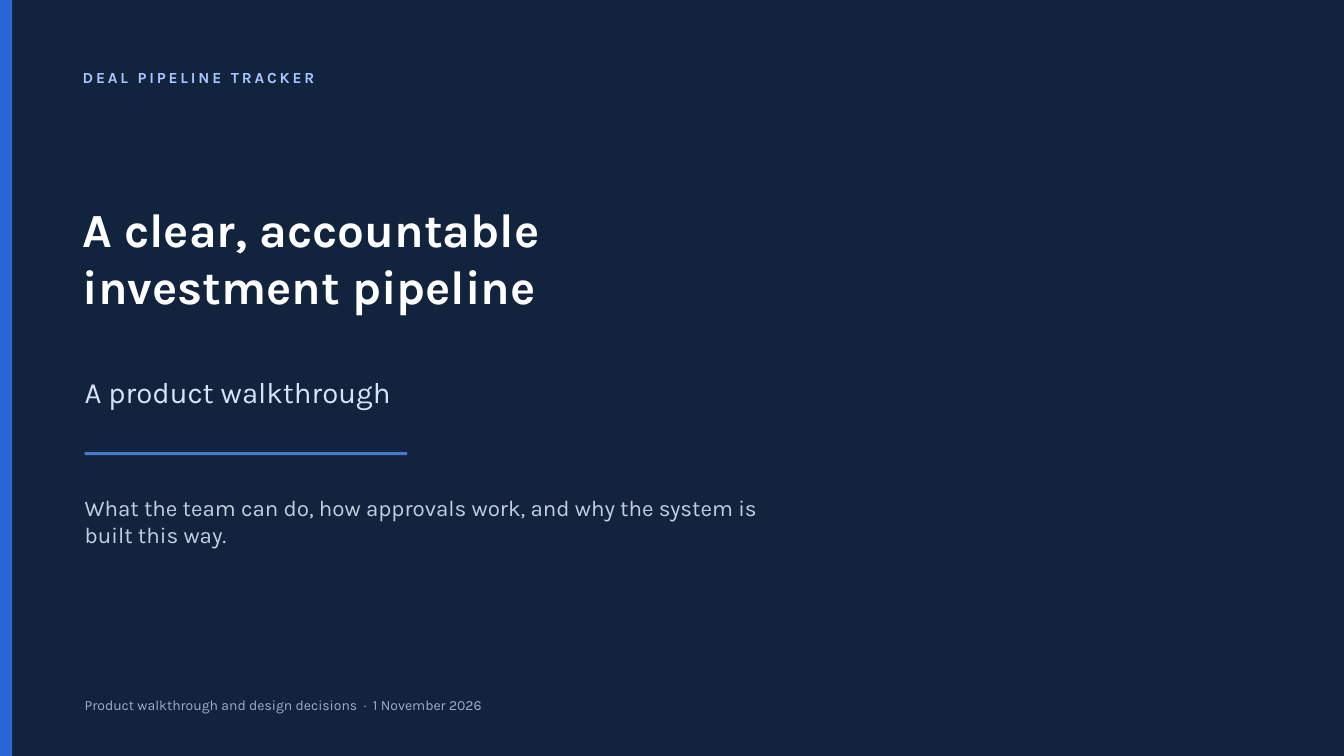
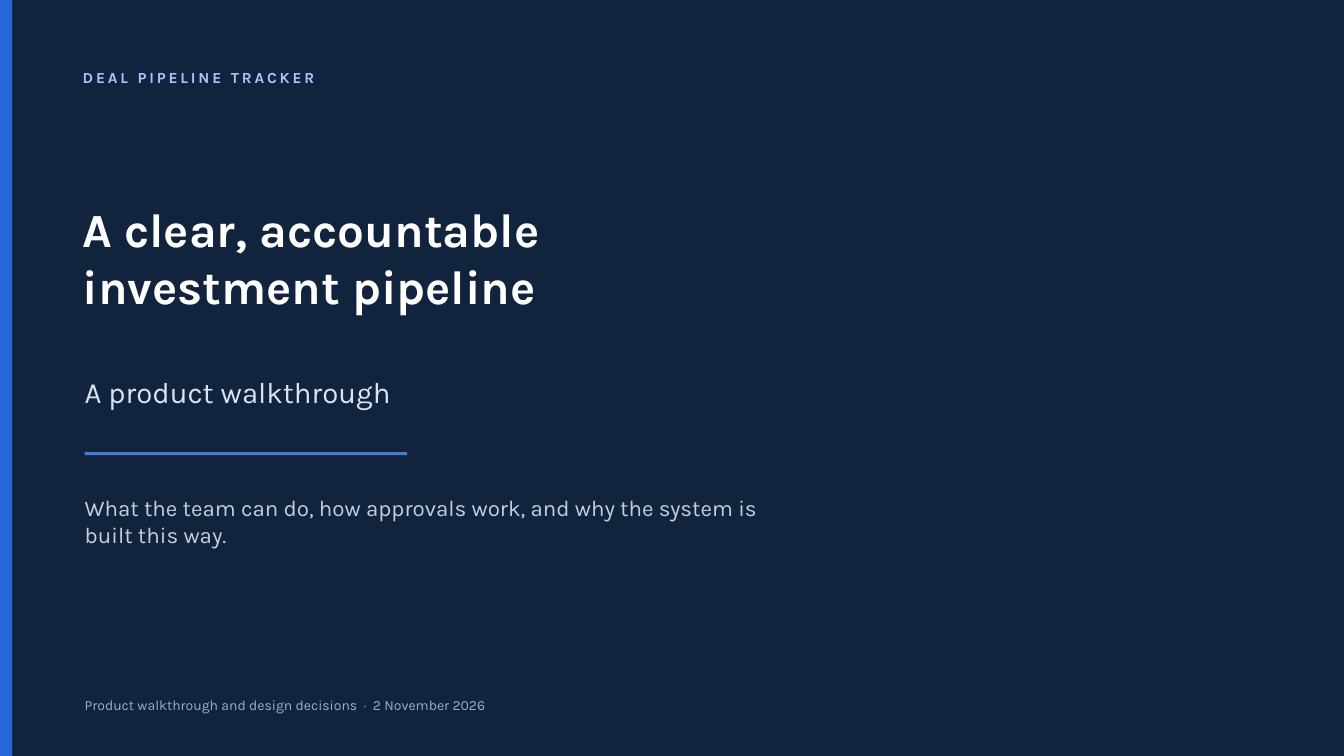
Before and after one commit to blaquetribe/deal-pipeline-tracker, a slide deck: slide 1 of docs/presentation/deal-pipeline-tracker-walkthrough.pptx. Drawn at 1344x756 pixels with LibreOffice and Linux fonts; fonts in the diff are those of the drawing. Boxes give left, top, right and bottom in pixels: in the first picture for what was removed or moved away, otherwise in the second. Text is boxed around its words. In the diff, an @@ line names an element or a change of style, - is before the commit and + after.

```diff
--- a/docs/presentation/deal-pipeline-tracker-walkthrough.pptx
+++ b/docs/presentation/deal-pipeline-tracker-walkthrough.pptx
@@ text at bbox=[85, 700, 485, 714]: text changed @@
-Product walkthrough and design decisions · 1 November 2026
+Product walkthrough and design decisions · 2 November 2026
```
Also in this commit, not shown: 12 other slides changed, 33 other files.
